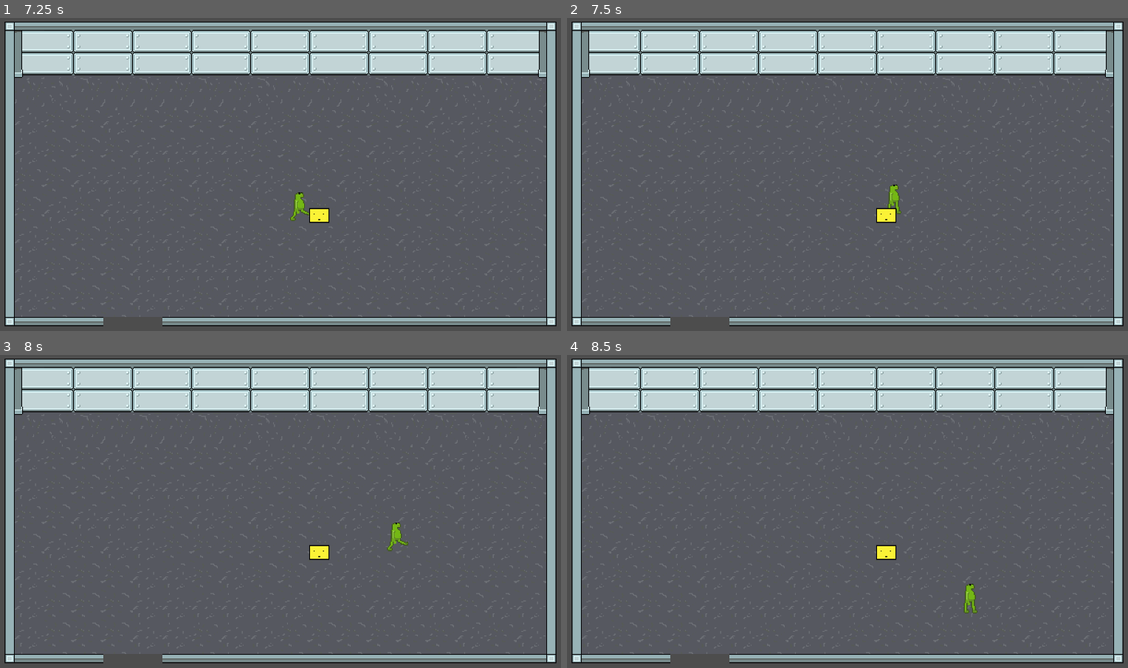
Above: before the commit, frames 1-4 (two rows, left to right).
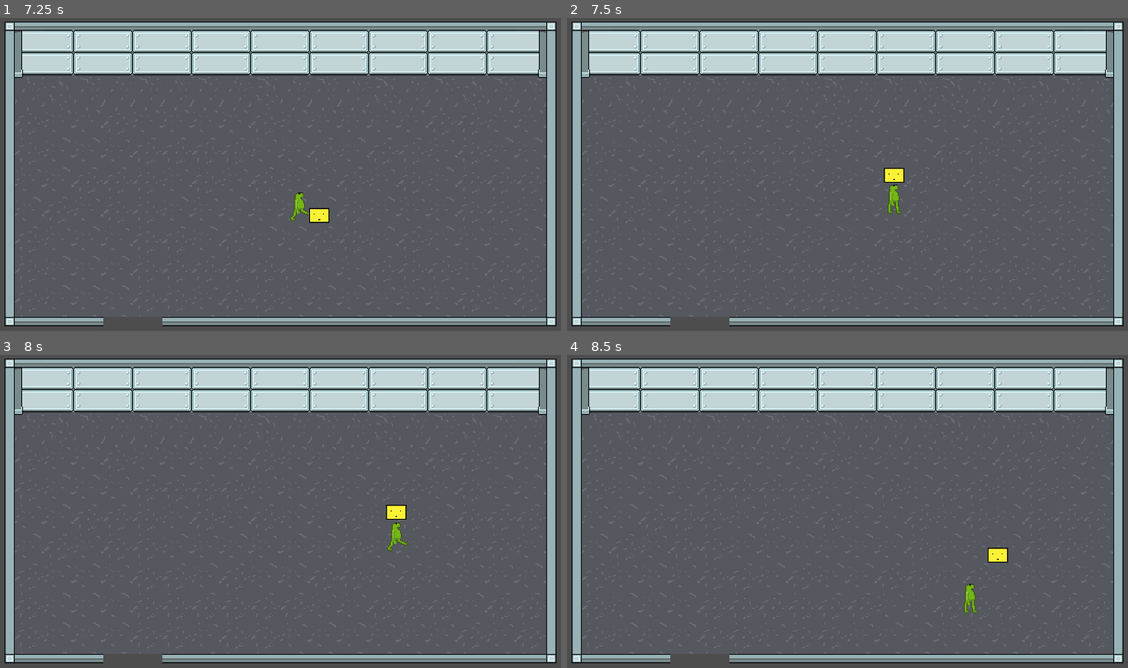
Above: after the commit, the same moments.

Repository: TomiZ87/spooky-game-jam-2025
Game: Godot game, scene res://scenes/room.tscn
Two runs of this game, one before a commit and one after it. Both use one fixed random seed, a clock stepped at 60 frames per second and the inputs below.
Inputs:
- Up to frame 1 (7.25 s): tap Enter at 0.5, 2 s; hold D (move_right) 0.53-1.28 s; tap Q (player_pick_up_put_down) every 0.75 s from 0.6 to 6.6 s; tap Space at 1.25, 6.5 s; hold S (move_down) 1.28-2.03 s; hold D (move_right) 2.03-2.78 s; hold W (move_up) 2.78-3.53 s; hold A (move_left) 3.53-5.03 s; hold S (move_down) 5.03-5.78 s; hold D (move_right) 5.78-6.53 s; hold W (move_up) from 6.53 s (still down)
- Up to frame 2 (7.5 s): release W (move_up) at 7.28 s; hold D (move_right) from 7.28 s (still down); tap Q (player_pick_up_put_down) at 7.35 s
- Up to frame 3 (8 s): keep holding D (move_right)
- Up to frame 4 (8.5 s): release D (move_right) at 8.03 s; hold S (move_down) from 8.03 s (still down); tap Q (player_pick_up_put_down) at 8.1 s

Frame 1 is identical in both runs. In frame 2, 0.3% of the frame differs, in the area x 55-61%, y 47-66%; in frame 3, 0.3%; in frame 4, 0.3%.

Commit message:
#2 feat: Add pickup/drop logic for dummy object

Diff:
--- a/project/assets/scripts/dummy.gd
+++ b/project/assets/scripts/dummy.gd
@@ -14,8 +14,34 @@
 	if body.is_in_group("player"):
 		body.nearby_pickupables.erase(self)
 
-func pickup(who):
-	print("Player tried to pick up", self)
+func pickup():
+	visible = false
+	set_physics_process(false)
+
+	# Disable collisions
+	$CollisionShape2D.disabled = true
+	$InteractionArea/CollisionShape2D.disabled = true
+
+	# Don't trigger signals
+	$InteractionArea.monitoring = false
+	$InteractionArea.monitorable = false
+
+
+func put_down(player):
+	visible = true
+	set_physics_process(true)
+	$CollisionShape2D.disabled = false
+	$InteractionArea/CollisionShape2D.disabled = false
+
+	# Don't trigger signals
+	$InteractionArea.monitoring = true
+	$InteractionArea.monitorable = true
+
+	var offset = 30 if not player.sprite.flip_h else -30
+	position.x = player.position.x + offset
+	position.y = player.position.y
+
+
 
 # Called every frame. 'delta' is the elapsed time since the previous frame.
 func _process(delta: float) -> void:
--- a/project/assets/scripts/player.gd
+++ b/project/assets/scripts/player.gd
@@ -2,9 +2,11 @@
 
 const SPEED = 150.0
 @onready var sprite = $AnimatedSprite2D
+@onready var carried_object = $CarriedObject
 
 var nearby_pickupables: Array = []
 var current_pickupable: Node = null
+var carrying = false
 
 func _process(delta):
 	handle_pickup()
@@ -37,8 +39,17 @@
 		current_pickupable = null
 
 	# Handle interaction input
-	if Input.is_action_just_pressed("player_pick_up_put_down") and current_pickupable:
-		current_pickupable.pickup(self)
+	if Input.is_action_just_pressed("player_pick_up_put_down"):
+		if not carrying and current_pickupable:
+			current_pickupable.pickup()
+			carrying = true
+			carried_object.carry(current_pickupable)
+			current_pickupable = null
+		elif carrying:
+			carried_object.drop(self)
+			carrying = false
+
+
 
 func get_closest_interactable():
 	var closest = null
--- /dev/null
+++ b/project/scenes/carried_object.gd
@@ -0,0 +1,24 @@
+extends Node2D
+
+@onready var sprite = $Sprite2D
+@onready var object: Node = null
+# Called when the node enters the scene tree for the first time.
+func _ready() -> void:
+	pass
+
+# Called every frame. 'delta' is the elapsed time since the previous frame.
+func _process(delta: float) -> void:
+	pass
+
+func carry(obj):
+	var obj_sprite = obj.get_node_or_null("Sprite2D")
+	object = obj
+	if obj_sprite:
+		sprite.texture = obj_sprite.texture
+	else:
+		push_warning("Picked up object sprite not found")
+
+func drop(player):
+	object.put_down(player)
+	object = null
+	sprite.texture = null
--- a/project/scenes/player.tscn
+++ b/project/scenes/player.tscn
@@ -1,7 +1,8 @@
-[gd_scene load_steps=13 format=3 uid="uid://c8arvx3x233ts"]
+[gd_scene load_steps=14 format=3 uid="uid://c8arvx3x233ts"]
 
 [ext_resource type="Texture2D" uid="uid://lxs5btke2s17" path="res://assets/sprites/player.png" id="1_3vyb7"]
 [ext_resource type="Script" uid="uid://cvvhe8igd0qo8" path="res://assets/scripts/player.gd" id="1_g2els"]
+[ext_resource type="Script" uid="uid://dfi45ebp2s7nc" path="res://scenes/carried_object.gd" id="3_qhqgy"]
 
 [sub_resource type="AtlasTexture" id="AtlasTexture_g2els"]
 atlas = ExtResource("1_3vyb7")
@@ -137,3 +138,9 @@
 [node name="CollisionShape2D" type="CollisionShape2D" parent="."]
 position = Vector2(0, 11)
 shape = SubResource("RectangleShape2D_d2wvv")
+
+[node name="CarriedObject" type="Node2D" parent="."]
+position = Vector2(0, -34)
+script = ExtResource("3_qhqgy")
+
+[node name="Sprite2D" type="Sprite2D" parent="CarriedObject"]
Not shown, added: project/scenes/carried_object.gd.uid
